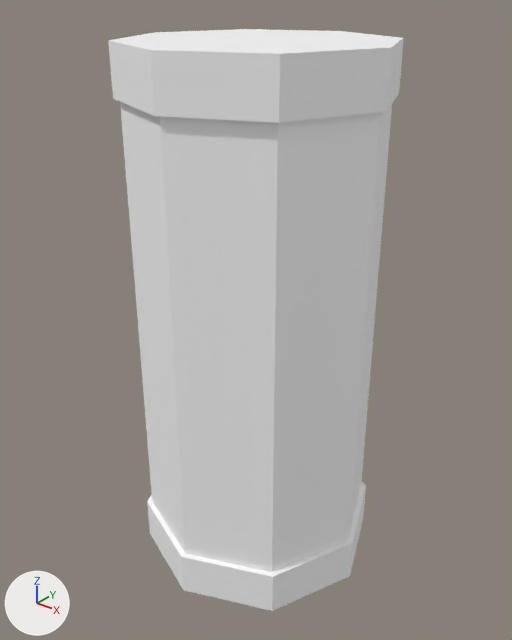
The glTF model assets/objects/Snacks/Potato Chips/Potato Chips.glb: old version first, new version second.
One viewpoint serves both versions: a 50 mm lens placed at (2.2, -2.78, 3.19), pointed at (-0.01, -0.01, 1.48). The axes (+X, +Y, +Z) are drawn at lower left. The lights are the same throughout. The older version comes first. Where no turn or scale is listed for an object, it has been applied to the vertices. Vertices at exactly the same position are counted once.

Script lines for the objects in view, before the commit:
```python
mat_material_001 = principled_material('Material.001')
mat_material_001.base_color = (1.0, 1.0, 1.0)  # white #ffffff
mat_material_002 = principled_material('Material.002')
mat_material_002.base_color = (1.0, 1.0, 1.0)  # white #ffffff
me_cylinder = bpy.data.meshes.new('Cylinder')
me_cylinder.from_pydata(...)  # an 8-sided cylinder along z spanning x -0.66..0.66, y -0.66..0.66, z -0.66..2.07
me_cylinder.materials.append(mat_material_001)  # white #ffffff
me_cylinder_001 = bpy.data.meshes.new('Cylinder.001')
me_cylinder_001.from_pydata(...)  # an 8-sided cylinder along z spanning x -0.692..0.692, y -0.692..0.692, z 1.439..1.695
me_cylinder_001.materials.append(mat_material_002)  # white #ffffff
me_cylinder_002 = bpy.data.meshes.new('Cylinder.002')
me_cylinder_002.from_pydata(...)  # an 8-sided cylinder along z spanning x -0.692..0.692, y -0.692..0.692, z 1.439..1.695
me_cylinder_002.materials.append(mat_material_002)  # white #ffffff
ob_cylinder = bpy.data.objects.new('Cylinder', me_cylinder)
ob_cylinder.location = (0.0, 0.0, 0.758)
ob_cylinder_001 = bpy.data.objects.new('Cylinder.001', me_cylinder_001)
ob_cylinder_001.location = (0.0, 0.0, 1.234)
ob_cylinder_002 = bpy.data.objects.new('Cylinder.002', me_cylinder_002)
ob_cylinder_002.location = (0.0, 0.0, -1.429)
```
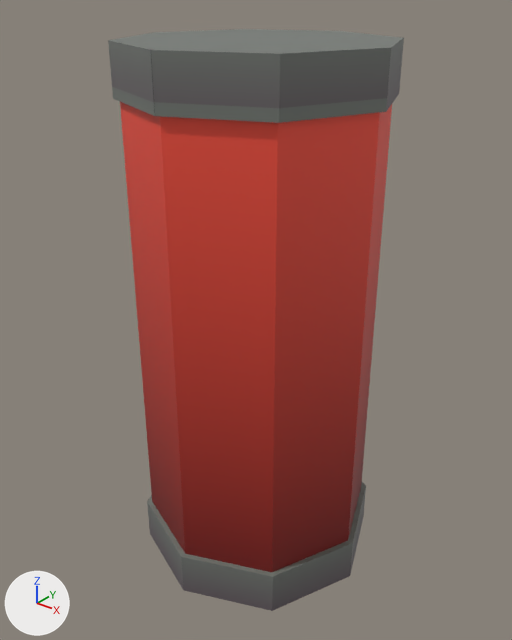
Changed parts and their boxes [x1, y1, x2, y2] in the pictures (512 x 640 px):
```json
{"object": "Cylinder", "change": "surface changed", "before": [120, 102, 392, 572], "after": [120, 102, 392, 572], "on screen": "white to red"}
{"object": "Cylinder.001", "change": "surface changed", "before": [108, 29, 404, 123], "after": [108, 29, 404, 123], "on screen": "white to grey"}
{"object": "Cylinder.002", "change": "surface changed", "before": [147, 482, 366, 611], "after": [147, 482, 366, 611], "on screen": "white to grey"}
```

Edits to the scene script, one JSON object a line:
```json
{"op": "add", "block": "img_cap_texture", "code": ["img_cap_texture = load_image('Cap Texture', '_unpacked/Cap_Texture', 1024, 1024, 'sRGB')"]}
{"op": "add", "block": "img_base_texture", "code": ["img_base_texture = load_image('Base Texture', '_unpacked/Base_Texture', 1024, 1024, 'sRGB')"]}
{"op": "remove", "block": "mat_material_001", "code": "mat_material_001.base_color = (1.0, 1.0, 1.0)  # white #ffffff"}
{"op": "add", "block": "mat_material_001", "code": "mat_material_001.texture = img_base_texture"}
{"op": "remove", "block": "mat_material_002", "code": "mat_material_002.base_color = (1.0, 1.0, 1.0)  # white #ffffff"}
{"op": "add", "block": "mat_material_002", "code": "mat_material_002.texture = img_cap_texture"}
{"block": "me_cylinder", "where": "me_cylinder.from_pydata(...)  # 16 vertices, 28 faces; spans x -0.66..0.66, y -0.66..0.66, z -0.66..2.07"}
{"block": "me_cylinder", "where": "# used by ob_cylinder; location = (0.0, 0.0, 0.758)"}
{"block": "me_cylinder", "change": "me_cylinder part 1: texture (UV) coordinates of 28 of 28 faces, centred in x -0.6..0.6, y -0.6..0.6, z -0.66..2.07, changed; they spanned u 0.0..1.0, v 0.01..1.0 and now span u 0.0..1.0, v 0.0..0.58"}
```
